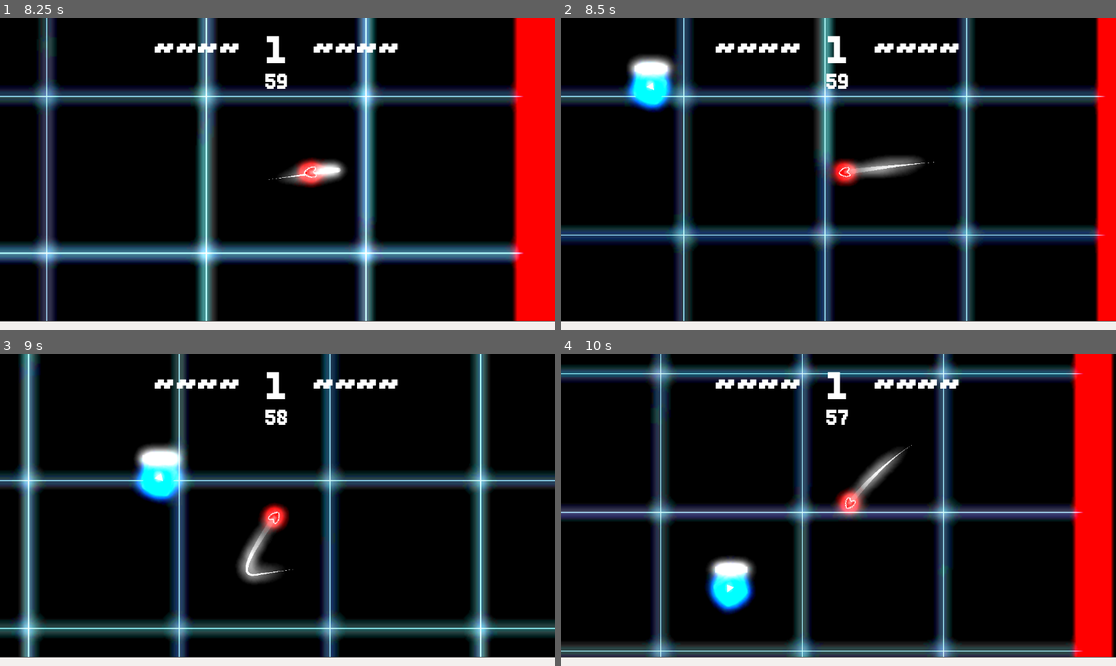
Above: before the commit, frames 1-4 (two rows, left to right).
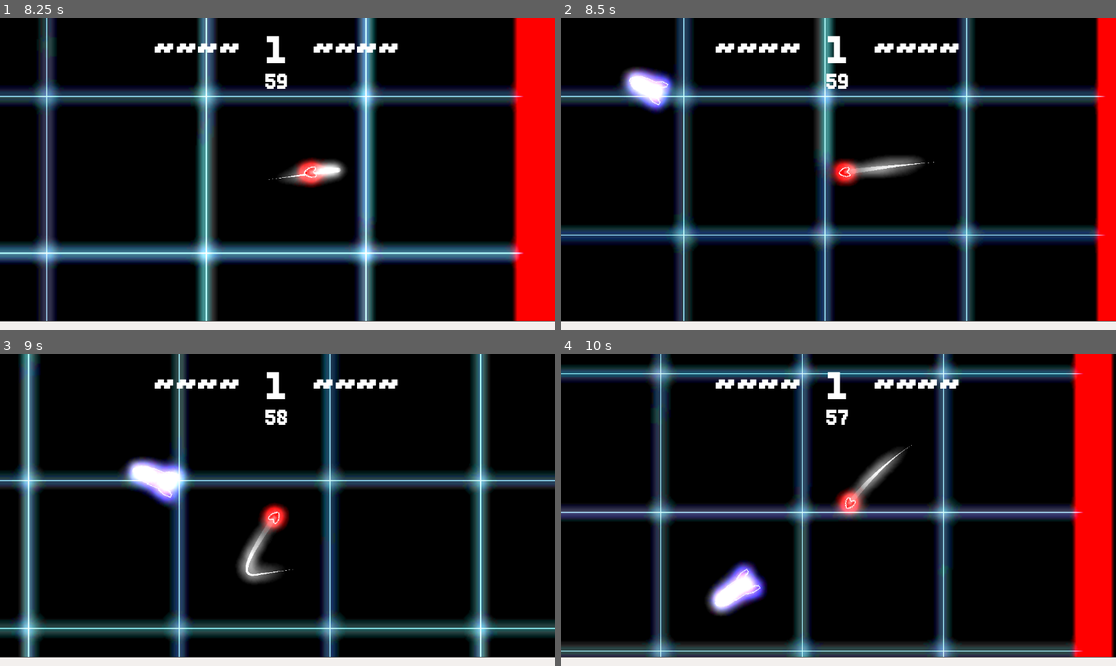
Above: after the commit, the same moments.

Repository: HazarBakir/void_blade
Game: Godot game, scene res://Scenes/main_menu.tscn
The game is run twice, just before and just after one commit, with the same random seed, the same clock (stepped at 60 frames per second) and the same inputs. The engine's default icon, where the game draws it, is replaced by a stand-in: a white triangle on a blue panel in a dark square.
Inputs (mouse positions are in pixels of both pictures, inside the frame that each line leads up to):
- Up to frame 1 (8.25 s): click "Play" at 0.5 s; move the mouse to (399, 158) at 1.27 s; press the mouse at (399, 158) at 1.28 s; move the mouse to (166, 189) at 2.02 s; release the mouse at (166, 189) at 2.03 s; click (166, 189) at 2.1 s; move the mouse to (333, 105) at 2.77 s; press the mouse at (333, 105) at 2.78 s; move the mouse to (249, 236) at 3.52 s; release the mouse at (249, 236) at 3.53 s; click (249, 236) at 3.6 s; move the mouse to (444, 220) at 4.27 s; press the mouse at (444, 220) at 4.28 s; move the mouse to (111, 127) at 5.02 s; release the mouse at (111, 127) at 5.03 s; click (111, 127) at 5.1 s; move the mouse to (305, 174) at 5.77 s; press the mouse at (305, 174) at 5.78 s; move the mouse to (194, 96) at 6.52 s; release the mouse at (194, 96) at 6.53 s; click (194, 96) at 6.6 s; move the mouse to (399, 158) at 7.27 s; press the mouse at (399, 158) at 7.28 s; move the mouse to (166, 189) at 8.02 s; release the mouse at (166, 189) at 8.03 s; click (166, 189) at 8.1 s
- Up to frame 2 (8.5 s): no input
- Up to frame 3 (9 s): move the mouse to (333, 441) at 8.77 s; press the mouse at (333, 441) at 8.78 s
- Up to frame 4 (10 s): move the mouse to (810, 572) at 9.52 s; release the mouse at (810, 572) at 9.53 s; click (810, 572) at 9.6 s

Frame 1 is identical in both runs. In frame 2, 1.5% of the frame differs, in the area x 10-22%, y 11-31%; in frame 3, 1.8%, in the area x 21-35%, y 28-50%; in frame 4, 1.6%.

Commit message:
feat: change lvl1 ranger sprite

Diff:
--- a/Scenes/enemy_lvl_1_ranger.tscn
+++ b/Scenes/enemy_lvl_1_ranger.tscn
@@ -1,11 +1,10 @@
-[gd_scene load_steps=14 format=3 uid="uid://wer3pvkapch2"]
+[gd_scene load_steps=19 format=3 uid="uid://wer3pvkapch2"]
 
 [ext_resource type="Script" uid="uid://cxtqkpmof6s2u" path="res://Scripts/Enemy/enemy_ranger_1.gd" id="1_rrurh"]
 [ext_resource type="PackedScene" uid="uid://bk26mij5r3bbl" path="res://Scenes/Components/HealthComponent.tscn" id="2_cipht"]
-[ext_resource type="Texture2D" uid="uid://cbvrpblaxd16w" path="res://icon.svg" id="2_cvvx1"]
 [ext_resource type="PackedScene" uid="uid://c0gq8trldftv0" path="res://Scenes/Components/HitboxComponent.tscn" id="3_p86u8"]
 [ext_resource type="Shader" uid="uid://bh1f1ydked00t" path="res://Scenes/enemy_lvl_1_ranger.tres" id="4_p86u8"]
-[ext_resource type="PackedScene" uid="uid://44magkyc6d5o" path="res://Scenes/healthbar.tscn" id="5_cipht"]
+[ext_resource type="Texture2D" uid="uid://cc75ygwrdjgig" path="res://Sprites/Enemy_Ranger-Sheet-Sheet.png" id="5_p86u8"]
 
 [sub_resource type="RectangleShape2D" id="RectangleShape2D_xaxbr"]
 
@@ -16,6 +15,56 @@
 shader = ExtResource("4_p86u8")
 shader_parameter/enabled = false
 shader_parameter/tint = Color(1, 1, 1, 1)
+
+[sub_resource type="AtlasTexture" id="AtlasTexture_8jkys"]
+atlas = ExtResource("5_p86u8")
+region = Rect2(0, 0, 512, 512)
+
+[sub_resource type="AtlasTexture" id="AtlasTexture_sgha5"]
+atlas = ExtResource("5_p86u8")
+region = Rect2(0, 512, 512, 512)
+
+[sub_resource type="AtlasTexture" id="AtlasTexture_bl1md"]
+atlas = ExtResource("5_p86u8")
+region = Rect2(0, 1024, 512, 512)
+
+[sub_resource type="AtlasTexture" id="AtlasTexture_41k7i"]
+atlas = ExtResource("5_p86u8")
+region = Rect2(0, 1536, 512, 512)
+
+[sub_resource type="AtlasTexture" id="AtlasTexture_ia7kh"]
+atlas = ExtResource("5_p86u8")
+region = Rect2(0, 2048, 512, 512)
+
+[sub_resource type="AtlasTexture" id="AtlasTexture_ncsga"]
+atlas = ExtResource("5_p86u8")
+region = Rect2(0, 2560, 512, 512)
+
+[sub_resource type="SpriteFrames" id="SpriteFrames_ncsga"]
+animations = [{
+"frames": [{
+"duration": 1.0,
+"texture": SubResource("AtlasTexture_8jkys")
+}, {
+"duration": 1.0,
+"texture": SubResource("AtlasTexture_sgha5")
+}, {
+"duration": 1.0,
+"texture": SubResource("AtlasTexture_bl1md")
+}, {
+"duration": 1.0,
+"texture": SubResource("AtlasTexture_41k7i")
+}, {
+"duration": 1.0,
+"texture": SubResource("AtlasTexture_ia7kh")
+}, {
+"duration": 1.0,
+"texture": SubResource("AtlasTexture_ncsga")
+}],
+"loop": true,
+"name": &"default",
+"speed": 5.0
+}]
 
 [sub_resource type="Animation" id="Animation_cipht"]
 resource_name = "Hit"
@@ -44,7 +93,7 @@
 tracks/0/keys = {
 "times": PackedFloat32Array(0),
 "transitions": PackedFloat32Array(1),
-"update": 1,
+"update": 0,
 "values": [false]
 }
 
@@ -53,9 +102,6 @@
 &"Hit": SubResource("Animation_cipht"),
 &"RESET": SubResource("Animation_p86u8")
 }
-
-[sub_resource type="StyleBoxFlat" id="StyleBoxFlat_cipht"]
-bg_color = Color(0.54099, 0.540991, 0.540989, 1)
 
 [node name="enemy_lvl_1_ranger" type="CharacterBody2D"]
 scale = Vector2(2.6, 2.6)
@@ -77,13 +123,16 @@
 shape = SubResource("RectangleShape2D_huous")
 disabled = true
 
-[node name="Sprite2D" type="Sprite2D" parent="."]
+[node name="Sprite2D" type="AnimatedSprite2D" parent="."]
 material = SubResource("ShaderMaterial_8jkys")
-scale = Vector2(0.15, 0.15)
-texture = ExtResource("2_cvvx1")
+position = Vector2(1.92308, -5.38461)
+scale = Vector2(0.47, 0.47)
+sprite_frames = SubResource("SpriteFrames_ncsga")
+autoplay = "default"
+frame_progress = 0.864247
 
 [node name="Muzzle-Shoot_Point" type="Marker2D" parent="Sprite2D"]
-position = Vector2(88.2128, 0)
+position = Vector2(21.2766, 11.4566)
 
 [node name="Timer" type="Timer" parent="."]
 wait_time = 2.0
@@ -94,14 +143,6 @@
 &"": SubResource("AnimationLibrary_8jkys")
 }
 
-[node name="Health" parent="." node_paths=PackedStringArray("health_component") instance=ExtResource("5_cipht")]
-offset_left = -11.0
-offset_top = -16.0
-offset_right = 12.0
-offset_bottom = -12.0
-theme_override_styles/fill = SubResource("StyleBoxFlat_cipht")
-health_component = NodePath("../HealthComponent")
-
 [node name="damageIndicator" type="Marker2D" parent="."]
 position = Vector2(-9.61539, -9.61539)
 
--- a/Scripts/Enemy/enemy_ranger_1.gd
+++ b/Scripts/Enemy/enemy_ranger_1.gd
@@ -4,7 +4,7 @@
 @onready var hitbox_component: HitboxComponent = $HitboxComponent
 @onready var game_scene = get_node("/root/game_scene")
 @onready var shoot_timer: Timer = $Timer
-@onready var sprite: Sprite2D = $Sprite2D
+@onready var sprite: AnimatedSprite2D = $Sprite2D
 @onready var damage_indicator: Marker2D = $damageIndicator
 
 const BULLET_SCENE = preload("res://scenes/bullet.tscn")
Binary file added: Sprites/Enemy_Ranger-Sheet-Sheet.png
Not shown, added: Sprites/Enemy_Ranger-Sheet-Sheet.png.import
Binary file added: Sprites/Enemy_Ranger-Sheet.png
Not shown, added: Sprites/Enemy_Ranger-Sheet.png.import
Binary file added: Sprites/Enemy_Ranger.png
Not shown, added: Sprites/Enemy_Ranger.png.import
